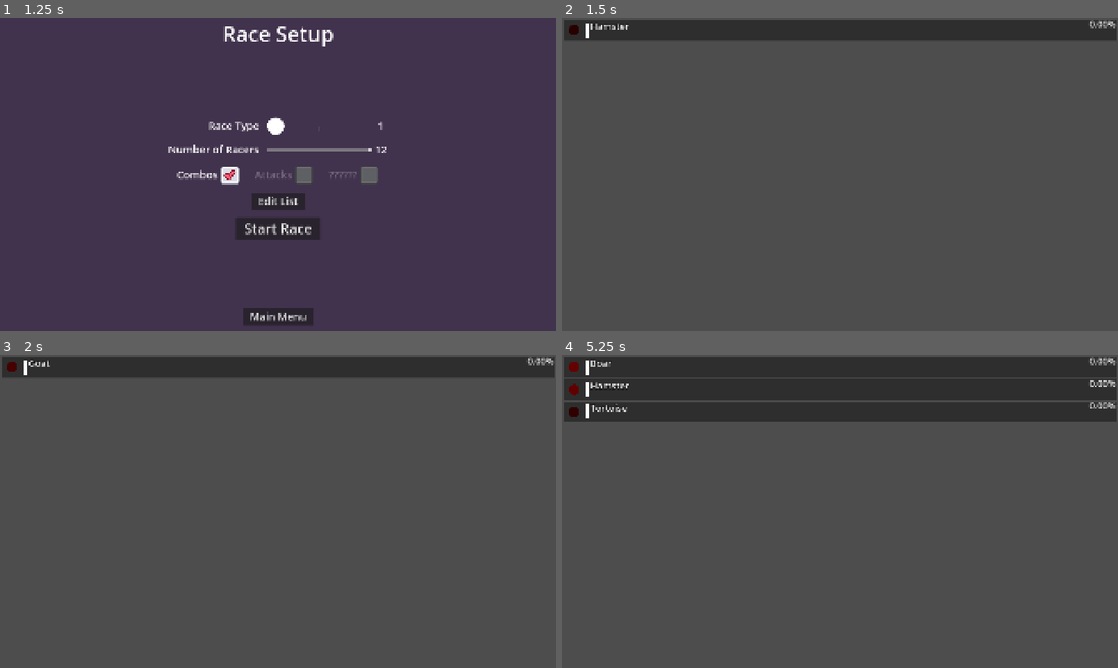
Above: before the commit, frames 1-4 (two rows, left to right).
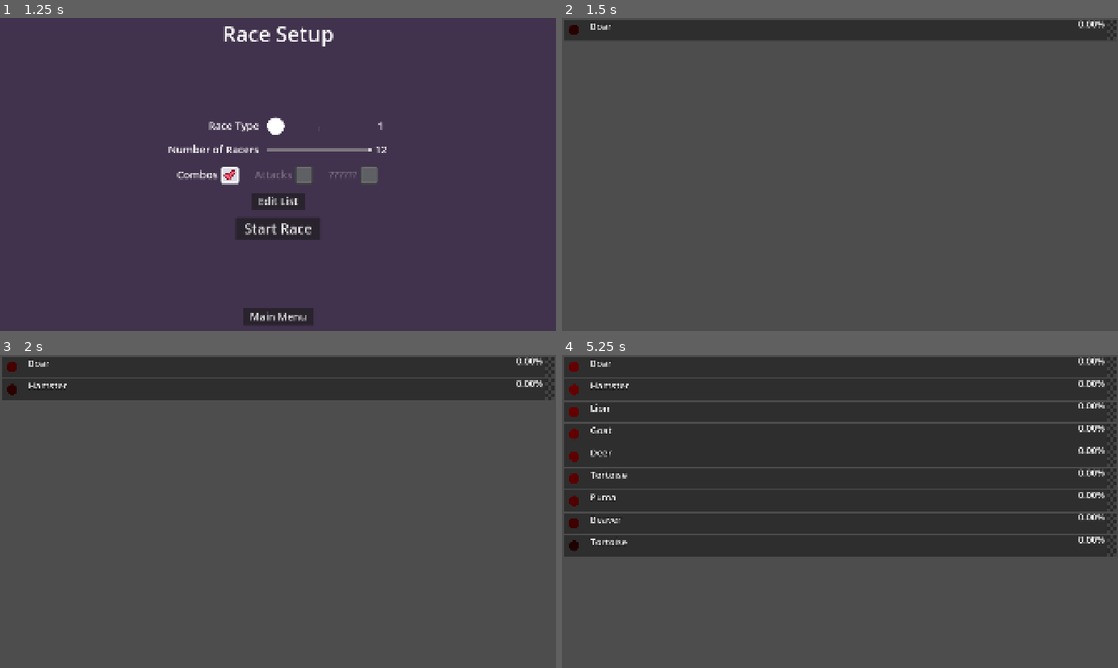
Above: after the commit, the same moments.

Repository: TheGoldenWombat/GoatPicker
Game: Godot game, scene res://hud/menu_controller.tscn
The game is run twice, just before and just after one commit, with the same random seed, the same clock (stepped at 60 frames per second) and the same inputs. Sound files missing from this copy of the repository are replaced by a short silence.
Inputs:
- Up to frame 1 (1.25 s): click "Setup Race" at 0.5 s
- Up to frame 2 (1.5 s): click "Start Race" at 1.25 s
- Up to frame 3 (2 s): no input
- Up to frame 4 (5.25 s): no input

Frame 1 is identical in both runs. In frame 2, 0.2% of the frame differs, in the area x 4-100%, y 0-7%; in frame 3, 6.9%; in frame 4, 40%, in the area x 0-100%, y 0-65%.

Commit message:
Added finish line and race restart functionality

Diff:
--- a/hud/menu_controller.gd
+++ b/hud/menu_controller.gd
@@ -139,10 +139,10 @@
 
 # POST RACE MENU
 func _on_post_race_menu_restart_race_button_pressed() -> void:
-	race_scene.stop_all_audio()
-	setup_race_scene()
+	#race_scene.stop_all_audio()
+	#setup_race_scene()
 	switch_to_race_scene()
-	start_race_scene()
+	#start_race_scene()
 
 func _on_post_race_menu_setup_new_race_button_pressed() -> void:
 	race_scene.stop_all_audio()
--- a/hud/menu_controller.tscn
+++ b/hud/menu_controller.tscn
@@ -39,6 +39,7 @@
 
 [node name="RaceScene" parent="." instance=ExtResource("5_remlu")]
 visible = false
+max_racers = 12
 
 [node name="PostRaceMenu" parent="." instance=ExtResource("6_mmt8c")]
 visible = false
@@ -63,9 +64,9 @@
 [connection signal="race_end" from="RaceScene" to="PostRaceMenu" method="_on_race_scene_race_end"]
 [connection signal="race_pause" from="RaceScene" to="." method="_on_race_scene_race_pause"]
 [connection signal="race_pause" from="RaceScene" to="PostRaceMenu" method="_on_race_scene_race_pause"]
-[connection signal="race_resume" from="RaceScene" to="." method="_on_race_scene_race_resume"]
 [connection signal="main_menu_button_pressed" from="PostRaceMenu" to="." method="_on_post_race_menu_main_menu_button_pressed"]
 [connection signal="restart_race_button_pressed" from="PostRaceMenu" to="." method="_on_post_race_menu_restart_race_button_pressed"]
+[connection signal="restart_race_button_pressed" from="PostRaceMenu" to="RaceScene" method="_on_post_race_menu_restart_race_button_pressed"]
 [connection signal="resume_race" from="PostRaceMenu" to="." method="_on_post_race_menu_resume_race"]
 [connection signal="resume_race" from="PostRaceMenu" to="RaceScene" method="_on_post_race_menu_resume_race"]
 [connection signal="setup_new_race_button_pressed" from="PostRaceMenu" to="." method="_on_post_race_menu_setup_new_race_button_pressed"]
--- a/hud/race_scene.gd
+++ b/hud/race_scene.gd
@@ -63,7 +63,8 @@
 	set_choices_array()
 	choices_array.shuffle()
 	choices_array.resize(number_of_racers)
-	spawn_racers(mode)
+	await spawn_racers(mode)
+	start_race()
 
 
 func set_number_of_racers() -> void:
@@ -137,25 +138,31 @@
 		racers_container.add_child(racer)
 		sfx_reel_spin.play(randf_range(0.0,6.0))
 		#await get_tree().create_timer(0.1).timeout # For debugging
-		await get_tree().create_timer(1.5).timeout
+		var timer_length: float = 1.5 / racer.time_scale
+		await get_tree().create_timer(timer_length).timeout
 		sfx_reel_spin.stop()
 		sfx_reel_stop.play()
 		racer.randomizing_choice = false
 
 		racer.choice = choices_array[i]
-		racer.choice_label.text = racer.choice
+		racer.init_racer()
+
 		await get_tree().create_timer(0.3).timeout
 
+
+func start_race() -> void:
+	await sfx_race_start_fanfare()
+	race_music.play()
+	racing = true
+	get_tree().call_group("racers", "start_race")
+	leaderboard_label.show()
+	pause_button.show()
+
+
+func sfx_race_start_fanfare() -> void:
 	sfx_trumpet.play()
 	await sfx_trumpet.finished
-
-	racing = true
 	sfx_gunshot.play()
-	get_tree().call_group("racers", "start_race")
-	race_music.play()
-
-	leaderboard_label.show()
-	pause_button.show()
 
 
 func sfx_race_end() -> void:
@@ -171,12 +178,17 @@
 			n.stop()
 
 
-## Get array of the top three racers, or fewer if there aren't three racers total
-func get_top_three_array() -> Array:
+func get_racers() -> Array:
 	var racers: Array = []
 	for racer: Node in racers_container.get_children():
 		if racer is Racer:
 			racers.append([racer.current_progress, racer.choice])
+	return racers
+
+
+## Get array of the top three racers, or fewer if there aren't three racers total
+func get_top_three_array() -> Array:
+	var racers: Array = get_racers()
 	racers.sort()
 	racers.reverse()
 	racers.resize(3)
@@ -264,7 +276,7 @@
 signal race_end
 signal race_pause
 #signal show_top_three
-signal top_three
+#signal top_three
 
 
 ## Stops the race and emits a signal that contains the name of the winner
@@ -298,3 +310,10 @@
 	pause_button.show()
 	race_music.stream_paused = false
 	get_tree().call_group("racers", "resume_race")
+
+
+func _on_post_race_menu_restart_race_button_pressed() -> void:
+	stop_all_audio()
+	leaderboard_label.hide()
+	get_tree().call_group("racers", "init_racer")
+	start_race()
--- a/hud/race_scene.tscn
+++ b/hud/race_scene.tscn
@@ -10,20 +10,18 @@
 [ext_resource type="AudioStream" uid="uid://cryfi7mlqv2wr" path="res://sfx/race_music/Darkfluxx - Reloaded.mp3.mp3" id="8_kbpol"]
 [ext_resource type="AudioStream" uid="uid://dk4d5wpe5pacx" path="res://sfx/race_music/Denys Brodovskyi - Speed Freak.mp3.mp3" id="9_hcy5e"]
 [ext_resource type="AudioStream" uid="uid://0fumfpbshkin" path="res://sfx/race_music/John Bartmann - Race To The Death.mp3" id="10_am0ja"]
-[ext_resource type="AudioStream" uid="uid://dqieeev7pkcy" path="res://sfx/race_music/Speed Limit 35 - HTML.mp3" id="11_r7dfq"]
 [ext_resource type="AudioStream" uid="uid://rtkqc508dj8k" path="res://sfx/race_end/race_end_jingle.mp3" id="12_sxm6d"]
 [ext_resource type="AudioStream" uid="uid://d0ds6sq0i1etb" path="res://sfx/race_end/race_end_music.mp3" id="13_t3y6m"]
 [ext_resource type="Theme" uid="uid://bdne8w23q88jn" path="res://hud/themes/racers_container.tres" id="14_nfeph"]
 [ext_resource type="PackedScene" uid="uid://biktyt1vk18a8" path="res://racer.tscn" id="15_jdbre"]
 
 [sub_resource type="AudioStreamRandomizer" id="AudioStreamRandomizer_sohk8"]
-streams_count = 6
+streams_count = 5
 stream_0/stream = ExtResource("6_ggc3f")
 stream_1/stream = ExtResource("7_7olnn")
 stream_2/stream = ExtResource("8_kbpol")
 stream_3/stream = ExtResource("9_hcy5e")
 stream_4/stream = ExtResource("10_am0ja")
-stream_5/stream = ExtResource("11_r7dfq")
 
 [node name="RaceScene" type="Control" node_paths=PackedStringArray("racers_container", "racers_margin", "sounds", "sfx_reel_spin", "sfx_reel_stop", "sfx_trumpet", "sfx_gunshot", "race_music", "race_end_jingle", "race_end_music", "leaderboard_label", "pause_button") groups=["racer_spawn"]]
 layout_mode = 3
--- a/racer.gd
+++ b/racer.gd
@@ -75,6 +75,7 @@
 @export var top_three_color: ColorRect
 @export var roll_indicator: RollIndicator
 @export var combo_controller: ComboController
+@export var finishline: TextureRect
 
 
 @export_group("Labels")
@@ -84,12 +85,14 @@
 @export var current_roll_label: Label
 
 
-@onready var screen_size: Vector2 =  get_viewport_rect().size
+#@onready var screen_size: Vector2 =  get_viewport_rect().size
+#@onready var line_end: float = finishline.position.x
 #@onready var rect_size: = Vector2(screen_size.x - (outside_padding * 2), rect.size.y)
 #@onready var line_max_length: float = rect_size.x - line.position.x - end_padding
-@onready var line_max_length: float = size.x - line.position.x - end_padding
+#@onready var line_max_length: float = size.x - line.position.x - line_end
 @onready var choices_array: Array = get_choices_array(list_path)
 
+var line_max_length: float
 var choice: String = "Default"
 var previous_roll: int
 var current_roll: int = 0
@@ -118,11 +121,15 @@
 
 
 func set_line_max_length() -> void:
-	line_max_length = size.x - line.position.x - end_padding
+	line_max_length = finishline.position.x - line.position.x
 
 
 func init_racer() -> void:
+	roll_timer_meter.update_meter(0.0)
+	reset_current_progress()
+	update_finishline()
 	reset_line()
+	set_line_max_length()
 	top_three_mask.hide()
 	choice_label.text = choice
 
@@ -179,10 +186,19 @@
 	current_roll_label.text = str(current_roll)
 
 
+func reset_current_progress() -> void:
+	current_progress = 0.0
+	update_current_progress_label()
+
+
 func update_current_progress(delta: float) -> void:
 	var combo_bonus: float = 1 + (combo_controller.current_combo * 0.1)
 	current_progress += current_roll * delta * time_scale * combo_bonus
 	current_progress = clamp(current_progress,0.00,100.00)
+	update_current_progress_label()
+
+
+func update_current_progress_label() -> void:
 	current_progress_label.text = str(current_progress).pad_decimals(2) + "%"
 
 
@@ -212,6 +228,7 @@
 	# LENGTHS
 	# Update line and gradient length based on current progress percent
 	# 	LINE
+	#set_line_max_length()
 	line.size.x = current_progress * line_max_length / 100
 	# 	GRADIENT
 	# 	Gradient length fluctuates based on roll strength
@@ -243,6 +260,11 @@
 	line_grad2.modulate = lerp(line_grad2.modulate, new_grad2_color, 0.02)
 
 
+func update_finishline() -> void:
+	var alpha: float = clamp((current_progress / 100) - 0.1, 0.1, 1.0)
+	finishline.self_modulate = Color(1.0, 1.0, 1.0, alpha)
+
+
 # TODO Revisit this at some point
 func update_medal() -> void:
 	pass
@@ -316,6 +338,7 @@
 		update_roll_timer_meter()
 		update_medal()
 		update_line()
+		update_finishline()
 	if randomizing_choice:
 		if reel_timer <= 0:
 			var new_choice: String = choices_array.pick_random()
--- a/racer.tscn
+++ b/racer.tscn
@@ -1,10 +1,11 @@
-[gd_scene load_steps=10 format=3 uid="uid://biktyt1vk18a8"]
+[gd_scene load_steps=11 format=3 uid="uid://biktyt1vk18a8"]
 
 [ext_resource type="Script" uid="uid://4afprd3rqbka" path="res://racer.gd" id="1_aicwh"]
 [ext_resource type="Texture2D" uid="uid://c0qt68x0egtvo" path="res://circle_mask.png" id="2_8bidl"]
 [ext_resource type="PackedScene" uid="uid://d3csk7xnoxe23" path="res://roll_timer_meter.tscn" id="3_qg3ev"]
 [ext_resource type="PackedScene" uid="uid://odndt2746eye" path="res://roll_indicator.tscn" id="4_adw45"]
 [ext_resource type="PackedScene" uid="uid://bsxw18dibebsa" path="res://combo_controller.tscn" id="5_xk4qi"]
+[ext_resource type="Texture2D" uid="uid://l5h6upb2vsq0" path="res://images/racer/finish.png" id="6_fodlf"]
 
 [sub_resource type="Gradient" id="Gradient_8bidl"]
 interpolation_mode = 2
@@ -23,12 +24,13 @@
 gradient = SubResource("Gradient_aicwh")
 width = 24
 
-[node name="Racer" type="PanelContainer" node_paths=PackedSt …(123 unchanged characters)…  "roll_indicator", "combo_controller", "choice_label", "current_progress_label", …(66 unchanged characters)…
+[node name="Racer" type="PanelContainer" node_paths=PackedSt …(123 unchanged characters)…  "roll_indicator", "combo_controller", "finishline", "choice_label", "current_progress_label", …(66 unchanged characters)…
 custom_minimum_size = Vector2(0, 72)
 offset_right = 1920.0
 offset_bottom = 72.0
 size_flags_horizontal = 3
 script = ExtResource("1_aicwh")
+time_scale = 20.0
 rect = NodePath("ColorRect")
 line = NodePath("ColorRect/Line")
 line_grad = NodePath("ColorRect/Line/LineGradient")
@@ -39,6 +41,7 @@
 top_three_color = NodePath("ColorRect/TopThreeMask/TopThreeColor")
 roll_indicator = NodePath("ColorRect/RollIndicator")
 combo_controller = NodePath("ColorRect/RollIndicator/ComboController")
+finishline = NodePath("ColorRect/FinishSprite")
 choice_label = NodePath("ColorRect/ChoiceLabel")
 current_progress_label = NodePath("ColorRect/CurrentProgressLabel")
 roll_timer_wait_label = NodePath("ColorRect/RollTimerWaitLabel")
@@ -115,9 +118,9 @@
 anchors_preset = 1
 anchor_left = 1.0
 anchor_right = 1.0
-offset_left = -112.0
+offset_left = -150.0
 offset_top = -8.0
-offset_right = -3.0
+offset_right = -41.0
 offset_bottom = 37.0
 grow_horizontal = 0
 theme_override_font_sizes/font_size = 32
@@ -217,4 +220,20 @@
 [node name="ComboController" parent="ColorRect/RollIndicator" instance=ExtResource("5_xk4qi")]
 layout_mode = 1
 
+[node name="FinishSprite" type="TextureRect" parent="ColorRect"]
+self_modulate = Color(1, 1, 1, 0.858824)
+texture_filter = 1
+layout_mode = 1
+anchors_preset = 6
+anchor_left = 1.0
+anchor_top = 0.5
+anchor_right = 1.0
+anchor_bottom = 0.5
+offset_left = -36.0
+offset_top = -36.0
+offset_bottom = 36.0
+grow_horizontal = 0
+grow_vertical = 2
+texture = ExtResource("6_fodlf")
+
 [connection signal="timeout" from="RollTimer" to="." method="_on_roll_timer_timeout"]
--- a/racer_spawn.tscn
+++ b/racer_spawn.tscn
@@ -10,18 +10,16 @@
 [ext_resource type="AudioStream" uid="uid://cryfi7mlqv2wr" path="res://sfx/race_music/Darkfluxx - Reloaded.mp3.mp3" id="8_kujk5"]
 [ext_resource type="AudioStream" uid="uid://dk4d5wpe5pacx" path="res://sfx/race_music/Denys Brodovskyi - Speed Freak.mp3.mp3" id="9_vomd4"]
 [ext_resource type="AudioStream" uid="uid://0fumfpbshkin" path="res://sfx/race_music/John Bartmann - Race To The Death.mp3" id="10_a5o03"]
-[ext_resource type="AudioStream" uid="uid://dqieeev7pkcy" path="res://sfx/race_music/Speed Limit 35 - HTML.mp3" id="11_gti6o"]
 [ext_resource type="AudioStream" uid="uid://rtkqc508dj8k" path="res://sfx/race_end/race_end_jingle.mp3" id="12_kujk5"]
 [ext_resource type="AudioStream" uid="uid://d0ds6sq0i1etb" path="res://sfx/race_end/race_end_music.mp3" id="13_vomd4"]
 
 [sub_resource type="AudioStreamRandomizer" id="AudioStreamRandomizer_sohk8"]
-streams_count = 6
+streams_count = 5
 stream_0/stream = ExtResource("6_urjny")
 stream_1/stream = ExtResource("7_tkn7j")
 stream_2/stream = ExtResource("8_kujk5")
 stream_3/stream = ExtResource("9_vomd4")
 stream_4/stream = ExtResource("10_a5o03")
-stream_5/stream = ExtResource("11_gti6o")
 
 [node name="RacerSpawn" type="Node" node_paths=PackedStringArray("sfx_reel_spin", "sfx_reel_stop", "sfx_trumpet", "sfx_gunshot", "race_music", "race_end_jingle", "race_end_music") groups=["racer_spawn"]]
 script = ExtResource("1_x4a1m")
Not shown: 1 places in hud/race_scene.tscn that only renumber resources
Binary file added: images/racer/finish.png
Not shown, added: images/racer/finish.png.import
Not shown: 1 places in racer_spawn.tscn that only renumber resources
Not shown, removed: sfx/race_music/Speed Limit 35 - HTML.mp3.import
Not shown, changed: sfx/race_music/Speed Limit 35 - HTML.mp3
